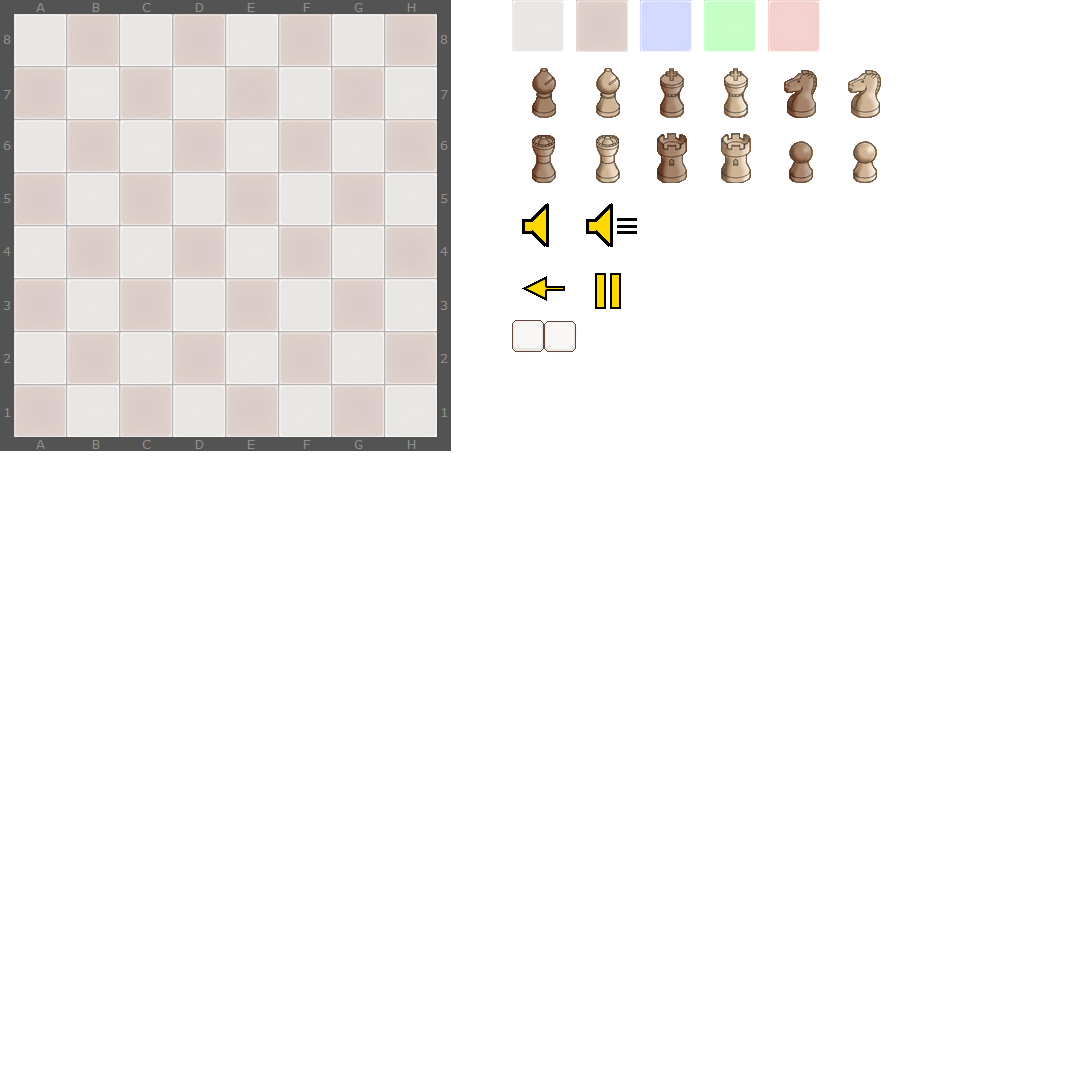
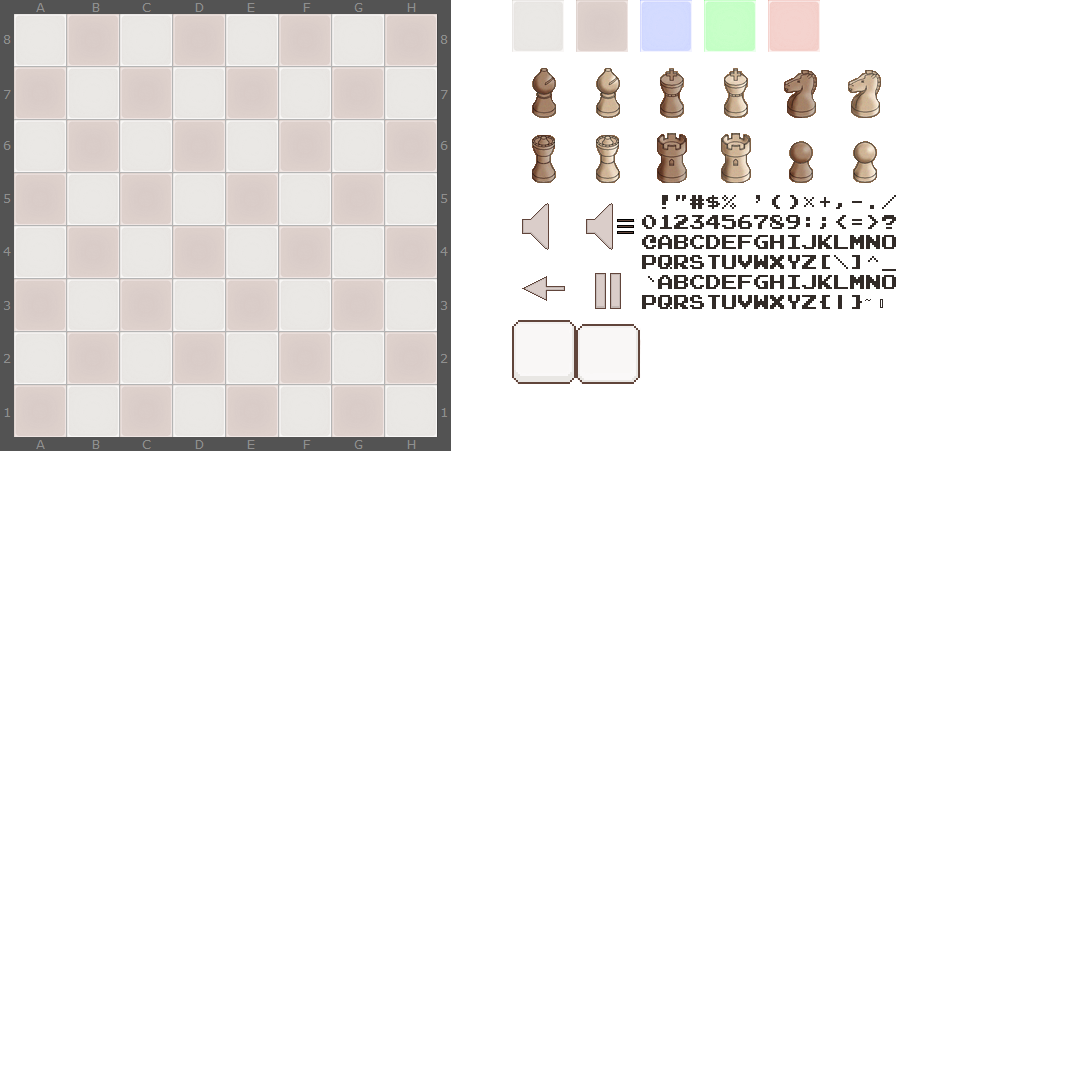
Layered file, before and after one edit (1080×1080). Changes by layer:
painted on "items" over [522, 203, 637, 309]
renamed "Слой 19" to "text", painted on it over [516, 195, 896, 380]
renamed "Слой 20 копия" to "ButtonTouched", moved it above "buttonUnTouched", painted on it over [532, 321, 641, 384]
renamed "Слой 20 копия 2" to "buttonUnTouched", painted on it over [512, 320, 577, 384]
